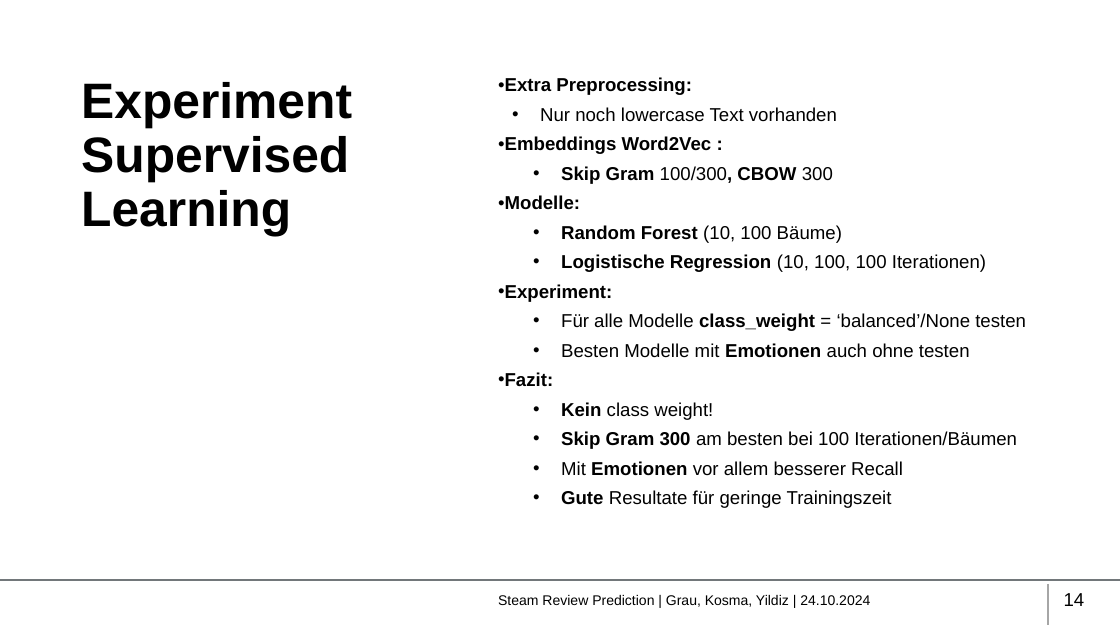
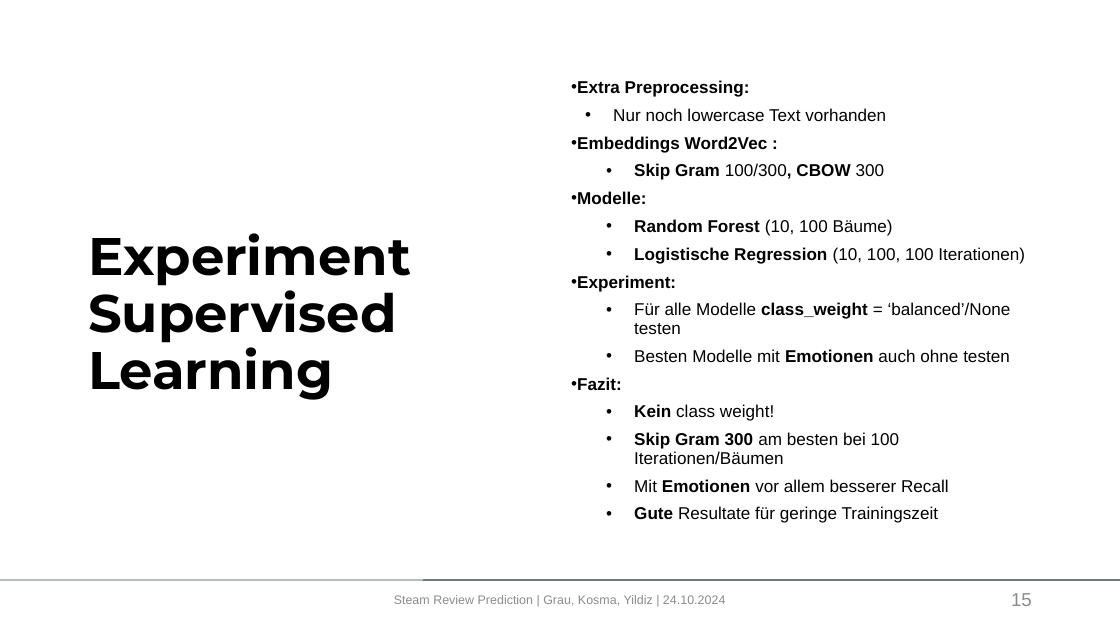
Before and after one commit to mikoyldz/steamrep, a slide deck: slide 15 of Steam Review Predictions.pptx (slide 14 before the commit). Drawn at 1120x630 pixels with LibreOffice and Linux fonts; fonts in the diff are those of the drawing; background and template pictures are left out. Boxes give left, top, right and bottom in pixels: in the first picture for what was removed or moved away, otherwise in the second. Text is boxed around its words. In the diff, an @@ line names an element or a change of style, - is before the commit and + after.

```diff
--- a/Steam Review Predictions.pptx
+++ b/Steam Review Predictions.pptx
@@ freeform shape added at <box>0,0,506,629</box>, fill #FFFFFF at 50% opacity @@
@@ title "Experiment Supervised Learning": place and size @@
-title "Experiment Supervised Learning" at <box>81,82,352,236</box>
+title "Experiment Supervised Learning" at <box>88,233,411,400</box>
@@ title "Experiment Supervised Learning" at <box>88,233,411,400</box>: size 32 to 34 pt, font Arial to Montserrat; vertical alignment top to middle @@
@@ text "Extra Preprocessing:": place and size @@
-text "Extra Preprocessing:" at <box>498,77,1026,508</box>
+text "Extra Preprocessing:" at <box>571,80,1025,523</box>
@@ text "Extra Preprocessing:" at <box>571,80,1025,523</box>: size 12 to 11 pt; vertical alignment top to middle @@
@@ text "Steam Review Prediction | Grau, ...": place and size @@
-text "Steam Review Prediction | Grau, ..." at <box>498,595,870,607</box>
+text "Steam Review Prediction | Grau, ..." at <box>394,595,725,606</box>
@@ text "Steam Review Prediction | Grau, ..." at <box>394,595,725,606</box>: size 9 to 8 pt, text colour #000000 to #8C8C8C; alignment left to centre @@
@@ page number at <box>1011,593,1032,606</box>: text changed; text colour #000000 to #8C8C8C @@
-14
+15
@@ line removed from (1048, 584) to (1048, 625) @@
```
Also in this commit, not shown: 4 other slides changed, 2 slides added, 1 other file.
